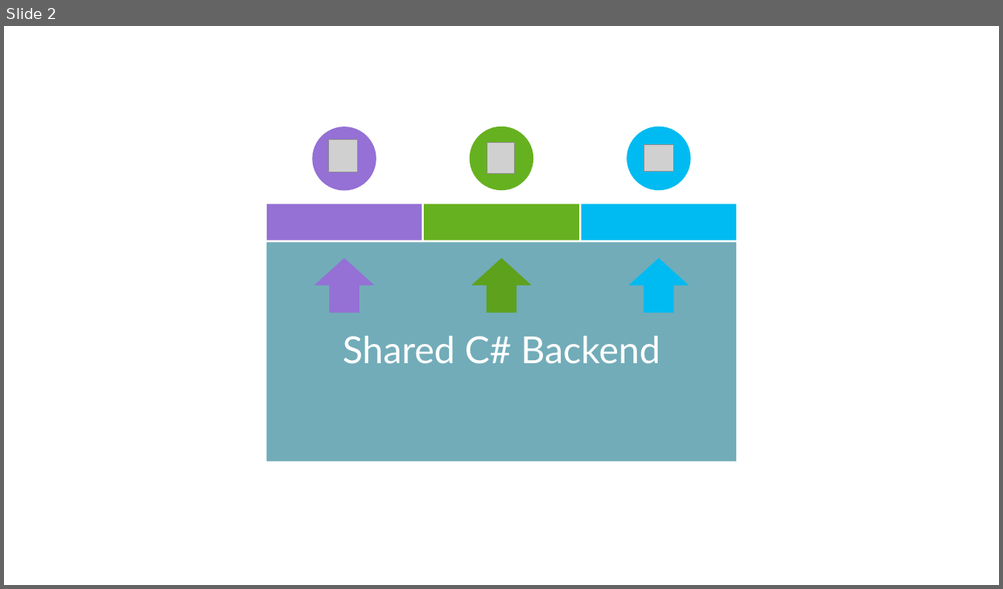
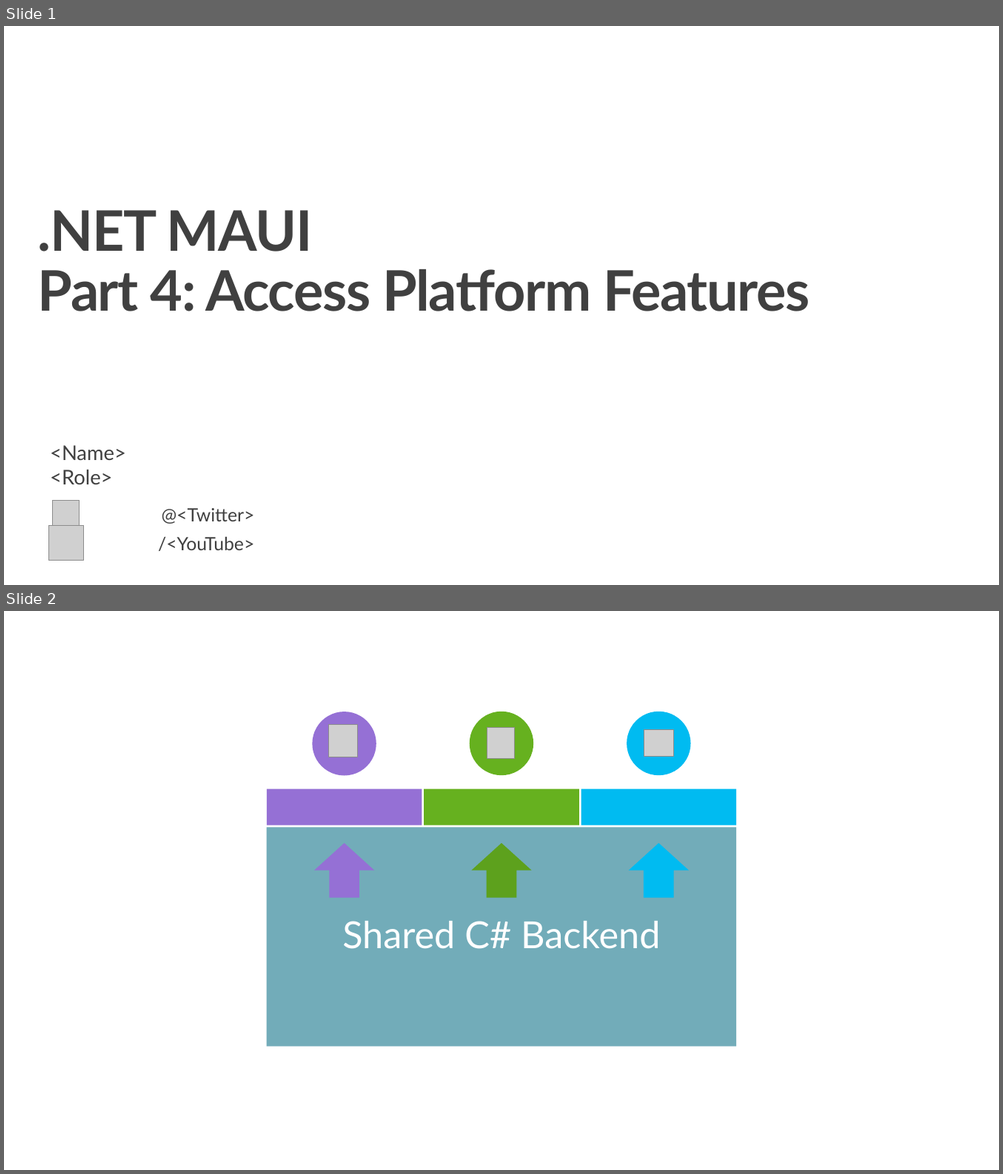
Before and after one commit to dotnet-presentations/dotnet-maui-workshop, a slide deck: Slides/Workshop4 - Accessing Platform Features.pptx. Shown one above the other, each under a label of ours: slide 2 before the commit, slides 1 and 2 after it. The pictures are 1003x589 and 1003x1174 pixels, drawn with LibreOffice and Linux fonts; fonts in the diff are those of the drawing; grey boxes stand for pictures; background and template pictures are left out. Boxes give left, top, right and bottom in pixels: in the first picture for what was removed or moved away, otherwise in the second. Text is boxed around its words. In the diff, an @@ line names an element or a change of style, - is before the commit and + after.

Commit message:
Buncha slide updates! (#136)
* Fixing part 0 slides inc removing the montemagno branding, old dotnet 6 stuff, updated design

* updating part 1 slides

* slide updates and deleting old junk

* moar slide updates

* re-adding part 5 lol

* shrink slides

---------

```diff
--- a/Slides/Workshop4 - Accessing Platform Features.pptx
+++ b/Slides/Workshop4 - Accessing Platform Features.pptx
@@ slide 1 added at (4, 26, 999, 585), background #FFFFFF @@
@@ title added at (38, 210, 809, 312), 54 pt, text #404040, bold @@
+.NET MAUI
+Part 4: Access Platform Features
@@ text added at (50, 446, 126, 485), 19.6 pt, text #404040 @@
+<Name>
+<Role>
@@ picture added at (53, 500, 79, 528) @@
@@ text added at (158, 508, 255, 551), 17.6 pt, text #404040 @@
+@<Twitter>
+/<YouTube>
@@ picture added at (48, 526, 84, 561) @@
```
Also in this commit, not shown: 1 slide changed, 1 other slide added, 2 slides removed, 5 other files.
